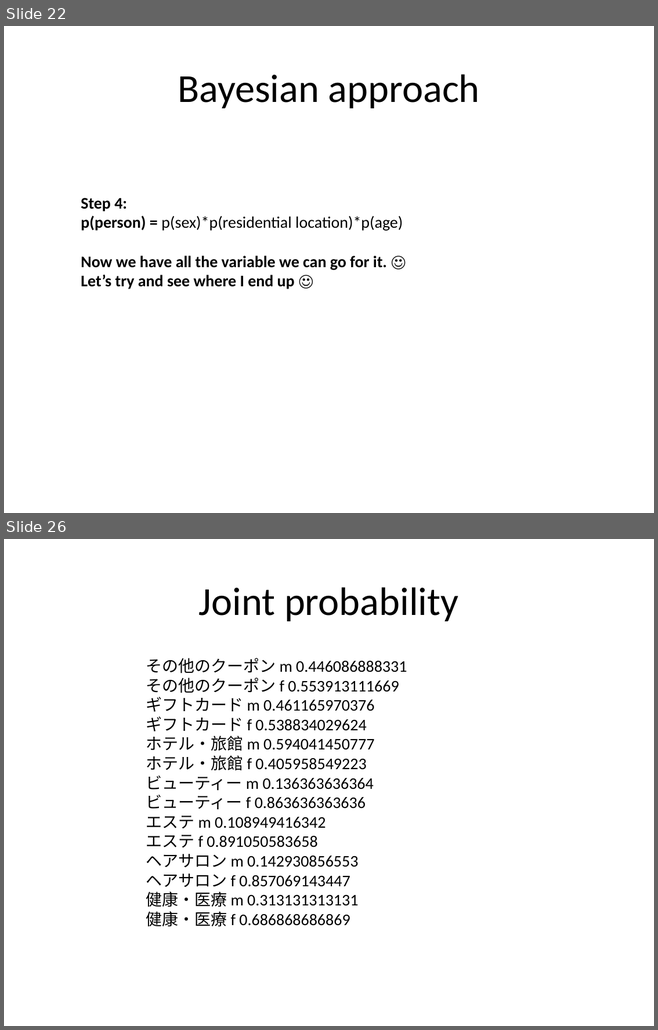
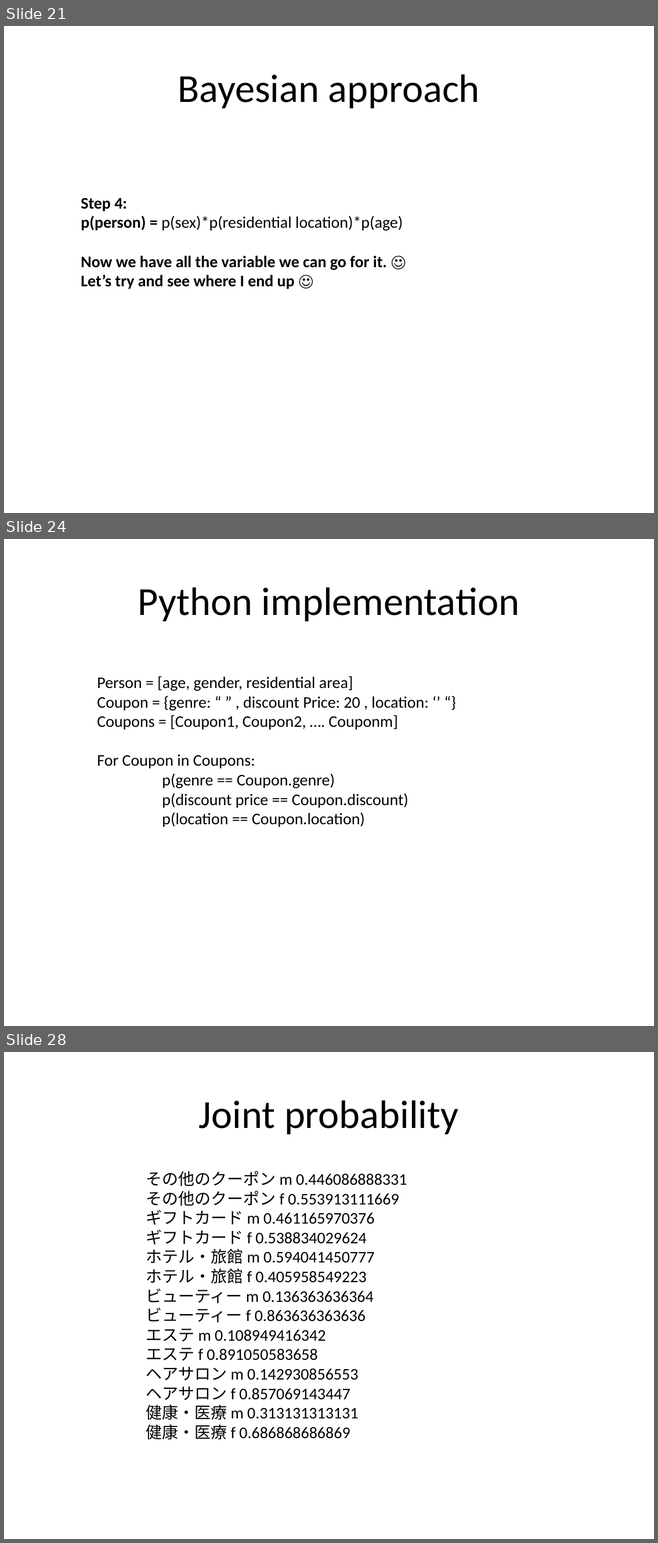
Before and after one commit to rkrtiwari/ponpare, a slide deck: exploratory_analysis.pptx. Shown one above the other, each under a label of ours: slides 22 and 26 before the commit, slides 21, 24 and 28 after it; the slides between them are not shown. The pictures are 658x1030 and 658x1543 pixels, drawn with LibreOffice and Linux fonts; fonts in the diff are those of the drawing. Boxes give left, top, right and bottom in pixels: in the first picture for what was removed or moved away, otherwise in the second. Text is boxed around its words. In the diff, an @@ line names an element or a change of style, - is before the commit and + after.

```diff
--- a/exploratory_analysis.pptx
+++ b/exploratory_analysis.pptx
@@ slide 24 added at (4,539,654,1026), background #FFFFFF @@
@@ title added at (138,587,519,621), 44 pt, text #000000 @@
+Python implementation
@@ text added at (97,676,428,827), 18 pt, text #000000 @@
+Person = [age, gender, residential area]
+Coupon = {genre: “ ” , discount Price: 20 , location: ‘’ “}
+Coupons = [Coupon1, Coupon2, …. Couponm]
+For Coupon in Coupons:
+p(genre == Coupon.genre)
+p(discount price == Coupon.discount)
+p(location == Coupon.location)
@@ what was slide 22 is now slide 21 @@
@@ what was slide 26 is now slide 28 @@
```
Also in this commit, not shown: 4 slides changed, 2 other slides added, 1 slide removed.
